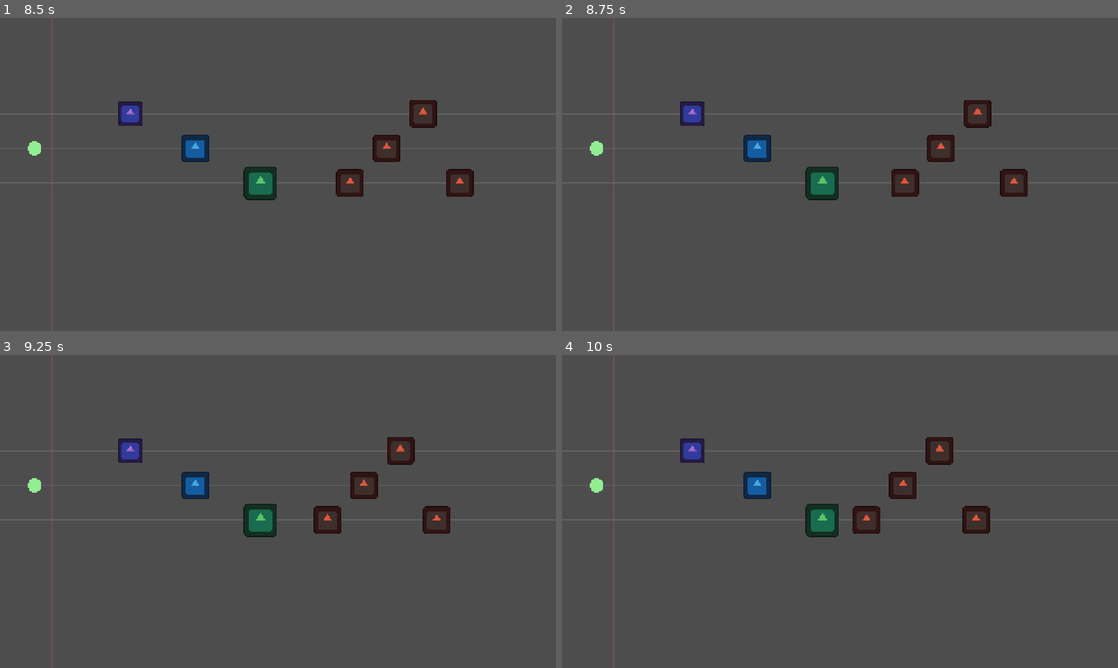
Above: before the commit, frames 1-4 (two rows, left to right).
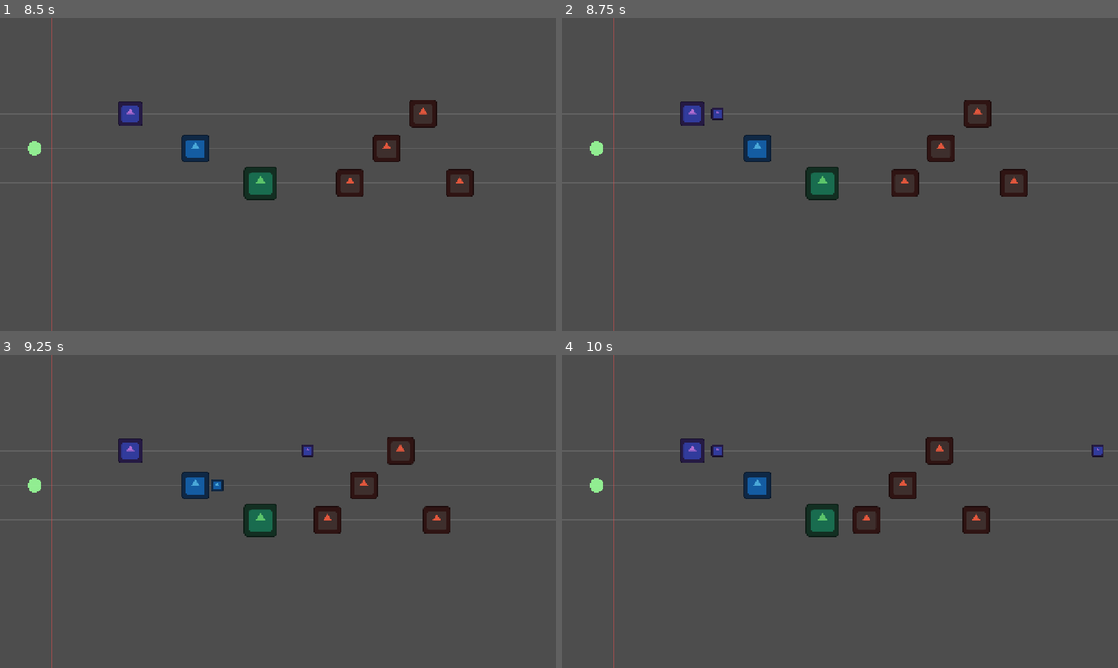
Above: after the commit, the same moments.

Repository: Sosorik/Sublike
Game: Godot game, scene res://scenes/battle/battle.tscn
Same seed, same stepped clock (60 frames per second), same inputs: the game is played once before the commit and once after it. The engine's default icon, where the game draws it, is replaced by a stand-in: a white triangle on a blue panel in a dark square.
Inputs:
- Up to frame 1 (8.5 s): tap Enter at 0.5 s; tap Space at 1.25 s
- Up to frame 2 (8.75 s): no input
- Up to frame 3 (9.25 s): no input
- Up to frame 4 (10 s): no input

Frame 1 is identical in both runs. In frame 2, less than 0.1% of the frame differs, in the area x 26-29%, y 28-33%; in frame 3, 0.2%; in frame 4, 0.2%, in the area x 26-98%, y 28-33%.

Commit message:
2주차: 공격 타입 3종 + DamagePacket 파이프라인
- damage_packet.gd — 모든 피해가 거치는 단일 통로
- projectile.gd + projectile.tscn — 직선 투사체, 관통 중복명중 방지
- unit.gd — 근접/단일사격/관통사격, 사거리 내 가장 왼쪽 적을 타겟
- enemy.gd — take_damage(packet), died 시그널
- combat_rules.json 신규 (crit_mult, min_damage) + DataLoader.get_rule()
- 충돌 레이어 분리 (가신1 / 적2 / 투사체4)

버그 수정:
- 물리 콜백 중 트리에서 노드를 떼려다 실패하던 것 → 시그널 지연 emit
- 투사체 반납 핸들러가 재사용마다 중복 연결돼 풀이 오염되던 것 → 자기 반납으로 변경
- ObjectPool 이중 반납 차단 + 부모 남은 노드 정리

Co-Authored-By: Claude Opus 5 <noreply@anthropic.com>

Diff:
--- /dev/null
+++ b/data/combat_rules.json
@@ -0,0 +1,7 @@
+{
+  "_comment": "전투 공통 규칙. 개별 가신/적이 아니라 전투 전체에 적용된다.",
+  "rules": [
+    { "id": "crit_mult",  "value": 2.0, "note": "치명타 배수" },
+    { "id": "min_damage", "value": 1.0, "note": "방어력을 빼고도 최소한 이만큼은 들어간다" }
+  ]
+}
--- a/scenes/battle/battle.tscn
+++ b/scenes/battle/battle.tscn
@@ -5,22 +5,27 @@
 [ext_resource type="Script" path="res://scripts/core/enemy_spawner.gd" id="3_spawner"]
 [ext_resource type="Script" path="res://scripts/core/party.gd" id="4_party"]
 [ext_resource type="PackedScene" path="res://scenes/entities/unit.tscn" id="5_unit"]
+[ext_resource type="PackedScene" path="res://scenes/entities/projectile.tscn" id="6_projectile"]
 
-[node name="Battle" type="Node2D" unique_id=1658866797 node_paths=PackedStringArray("spawner", "party")]
+[node name="Battle" type="Node2D" unique_id=1666057436 node_paths=PackedStringArray("spawner", "party")]
 script = ExtResource("1_battle")
 spawner = NodePath("EnemySpawner")
 party = NodePath("Party")
 
-[node name="Enemies" type="Node2D" parent="." unique_id=138943624]
+[node name="Enemies" type="Node2D" parent="." unique_id=1540707645]
 
-[node name="Lanes" type="Node2D" parent="." unique_id=766421163]
+[node name="Projectiles" type="Node2D" parent="." unique_id=1000236827]
 
-[node name="Party" type="Node" parent="." unique_id=470684809 node_paths=PackedStringArray("units_root")]
+[node name="Lanes" type="Node2D" parent="." unique_id=715294340]
+
+[node name="Party" type="Node" parent="." unique_id=526451744 node_paths=PackedStringArray("units_root", "projectiles_root")]
 script = ExtResource("4_party")
 unit_scene = ExtResource("5_unit")
 units_root = NodePath("../Lanes")
+projectile_scene = ExtResource("6_projectile")
+projectiles_root = NodePath("../Projectiles")
 
-[node name="EnemySpawner" type="Node" parent="." unique_id=1325633461 node_paths=PackedStringArray("enemies_root")]
+[node name="EnemySpawner" type="Node" parent="." unique_id=2079385669 node_paths=PackedStringArray("enemies_root")]
 script = ExtResource("3_spawner")
 enemy_scene = ExtResource("2_enemy")
 enemies_root = NodePath("../Enemies")
--- a/scenes/entities/enemy.tscn
+++ b/scenes/entities/enemy.tscn
@@ -7,6 +7,8 @@
 size = Vector2(60, 60)
 
 [node name="Enemy" type="Area2D"]
+collision_layer = 2
+collision_mask = 0
 script = ExtResource("1_enemy")
 
 [node name="Sprite2D" type="Sprite2D" parent="."]
--- /dev/null
+++ b/scenes/entities/projectile.tscn
@@ -0,0 +1,19 @@
+[gd_scene load_steps=4 format=3]
+
+[ext_resource type="Script" path="res://scripts/combat/projectile.gd" id="1_projectile"]
+[ext_resource type="Texture2D" uid="uid://sybfbloil8mo" path="res://icon.svg" id="2_icon"]
+
+[sub_resource type="CircleShape2D" id="CircleShape2D_projectile"]
+radius = 14.0
+
+[node name="Projectile" type="Area2D"]
+collision_layer = 4
+collision_mask = 2
+script = ExtResource("1_projectile")
+
+[node name="Sprite2D" type="Sprite2D" parent="."]
+scale = Vector2(0.22, 0.22)
+texture = ExtResource("2_icon")
+
+[node name="CollisionShape2D" type="CollisionShape2D" parent="."]
+shape = SubResource("CircleShape2D_projectile")
--- a/scenes/entities/unit.tscn
+++ b/scenes/entities/unit.tscn
@@ -7,6 +7,8 @@
 size = Vector2(60, 60)
 
 [node name="Unit" type="Area2D"]
+collision_layer = 1
+collision_mask = 0
 script = ExtResource("1_unit")
 
 [node name="Sprite2D" type="Sprite2D" parent="."]
--- /dev/null
+++ b/scripts/combat/damage_packet.gd
@@ -0,0 +1,26 @@
+class_name DamagePacket
+extends RefCounted
+
+## 피해 한 건. 모든 피해는 반드시 이걸 거친다.
+## 어디에서도 `hp -= damage` 를 직접 쓰지 않는다. (docs/ARCHITECTURE.md "전투 파이프라인")
+##
+## base 는 치명타 배수까지 이미 곱해진 값이다. is_crit 은 연출·UI 용 표시다.
+## 방어력은 맞는 쪽이 안다. 그래서 Enemy.take_damage() 에서 뺀다.
+##
+## 아이다 버프 / 속성 부여 / 런 내 강화는 3~4주차에 이 사이에 끼어든다.
+## 그때 apply_* 단계가 여기 추가된다.
+
+var base: float = 0.0
+var is_crit: bool = false
+var element: String = ""          ## "" = 무속성. 화염/빙결 등은 3주차
+var source_hero_id: String = ""
+
+
+func _init(p_base: float = 0.0, p_is_crit: bool = false, p_source: String = "") -> void:
+	base = p_base
+	is_crit = p_is_crit
+	source_hero_id = p_source
+
+
+func _to_string() -> String:
+	return "DamagePacket(%.1f%s from %s)" % [base, " CRIT" if is_crit else "", source_hero_id]
--- a/scripts/combat/enemy.gd
+++ b/scripts/combat/enemy.gd
@@ -5,14 +5,21 @@
 ## 경로탐색 없음. 레인(y) 변경 없음. 방향 전환 없음.
 ##
 ## 스탯은 전부 data/enemies.json 에서 온다. 코드에 수치를 적지 않는다.
-## 피해 처리는 2주차 DamagePacket 항목에서 붙인다. 지금은 스탯을 들고만 있는다.
+## 피해는 반드시 DamagePacket 을 거친다. hp 를 직접 깎는 코드를 밖에 두지 않는다.
 
 ## 아이다에게 도달했다.
 signal reached_aida(enemy: Enemy)
 
+## 체력이 0이 됐다. 스포너가 풀로 돌려보낸다.
+signal died(enemy: Enemy)
+
 ## setup() 전에 참조될 때만 쓰는 대비값.
 const FALLBACK_SPEED: float = 70.0
 const FALLBACK_COLOR: Color = Color(1.0, 1.0, 1.0, 1.0)
+const FALLBACK_MIN_DAMAGE: float = 1.0
+
+## 가신이 사거리 안의 적을 찾을 때 쓰는 그룹.
+const GROUP: StringName = &"enemies"
 
 var enemy_id: String = ""
 var display_name: String = ""
@@ -26,6 +33,7 @@
 var _lane: String = "front"
 var _lane_pref: String = "any"
 var _advancing: bool = false
+var _min_damage: float = FALLBACK_MIN_DAMAGE
 
 
 ## data/enemies.json 의 항목 하나를 받아 스탯과 외형을 세팅한다.
@@ -44,6 +52,11 @@
 	defense = float(data.get("defense", 0.0))
 	shard_value = int(data.get("shard_value", 0))
 	_lane_pref = str(data.get("lane_pref", "any"))
+	_min_damage = DataLoader.get_rule("min_damage", FALLBACK_MIN_DAMAGE)
+
+	# 사거리 탐색 대상이 되려면 그룹에 있어야 한다. 재사용돼도 한 번만 들어간다.
+	if not is_in_group(GROUP):
+		add_to_group(GROUP)
 
 	# 임시 아트. 최종 스프라이트가 나오면 이 두 줄을 지운다.
 	modulate = Color.from_string(str(data.get("debug_color", "")), FALLBACK_COLOR)
@@ -58,6 +71,26 @@
 	_advancing = true
 
 
+## 피해를 받는다. 방어력은 맞는 쪽이 알기 때문에 여기서 뺀다.
+## packet.base 에는 치명타 배수가 이미 들어 있다.
+func take_damage(packet: DamagePacket) -> void:
+	if packet == null or not is_alive():
+		return
+
+	var dealt: float = maxf(_min_damage, packet.base - defense)
+	hp -= dealt
+
+	if hp <= 0.0:
+		hp = 0.0
+		_advancing = false
+		# 투사체 명중은 물리 콜백 안이다. 거기서 풀에 반납하면 트리에서 못 뗀다.
+		died.emit.call_deferred(self)
+
+
+func is_alive() -> bool:
+	return hp > 0.0
+
+
 func _physics_process(delta: float) -> void:
 	if not _advancing:
 		return
@@ -66,7 +99,7 @@
 
 	if position.x <= BattleLayout.AIDA_HIT_X:
 		_advancing = false
-		reached_aida.emit(self)
+		reached_aida.emit.call_deferred(self)
 
 
 ## 전진을 멈춘다. 전열 가신에게 저지당했을 때 사용한다. (2주차)
--- /dev/null
+++ b/scripts/combat/projectile.gd
@@ -0,0 +1,98 @@
+class_name Projectile
+extends Area2D
+
+## 가신이 쏜 투사체. 왼쪽(가신)에서 오른쪽(적)으로만 날아간다.
+## 유도 없음. 중력 없음. 직선뿐이다.
+##
+## 관통(pierce)은 같은 적을 두 번 때리지 않도록 맞힌 적을 기억한다.
+## 풀에서 재사용되므로 setup() 에서 상태를 전부 초기화한다.
+
+## 수명이 끝났다. 반납은 투사체가 스스로 한다. 이 신호는 연출·집계용이다.
+##
+## 반납을 쏜 가신에게 맡기면 안 된다. 같은 투사체가 풀을 돌며 여러 가신에게 재사용되고,
+## 그때마다 핸들러가 하나씩 더 붙어서 한 번 만료에 여러 번 반납된다.
+signal expired(projectile: Projectile)
+
+## 이 x 를 넘어가면 화면 밖이다.
+const DESPAWN_X: float = 1500.0
+
+var speed: float = 600.0
+var max_pierce: int = 1
+
+var _packet: DamagePacket = null
+var _pierced: int = 0
+var _hit_ids: Array[int] = []
+var _active: bool = false
+var _expiring: bool = false
+
+
+func _ready() -> void:
+	# 풀에서 재사용되어도 연결은 한 번만 한다.
+	if not area_entered.is_connected(_on_area_entered):
+		area_entered.connect(_on_area_entered)
+
+
+## 발사. 맞은 적에게 넘길 피해는 미리 만들어 둔 packet 을 그대로 쓴다.
+## 관통이라도 같은 발사에서 나온 피해는 동일하다.
+func launch(from: Vector2, packet: DamagePacket, move_speed: float, pierce: int) -> void:
+	position = from
+	_packet = packet
+	speed = move_speed
+	max_pierce = maxi(1, pierce)
+	_pierced = 0
+	_hit_ids.clear()
+	_active = true
+	_expiring = false
+
+
+func _physics_process(delta: float) -> void:
+	if not _active:
+		return
+
+	position.x += speed * delta
+	if position.x >= DESPAWN_X:
+		_expire()
+
+
+func _on_area_entered(area: Area2D) -> void:
+	if not _active:
+		return
+
+	var enemy: Enemy = area as Enemy
+	if enemy == null or not enemy.is_alive():
+		return
+
+	# 관통 중 같은 적을 다시 통과할 수 있다. 한 번만 때린다.
+	var id: int = enemy.get_instance_id()
+	if id in _hit_ids:
+		return
+	_hit_ids.append(id)
+
+	enemy.take_damage(_packet)
+
+	_pierced += 1
+	if _pierced >= max_pierce:
+		_expire()
+
+
+## area_entered 는 물리 콜백 안이다. 거기서 노드를 트리에서 떼면 Godot 이 거부한다.
+## 그래서 만료 통보를 다음 프레임으로 미룬다. _active 는 즉시 꺼서 추가 명중을 막는다.
+func _expire() -> void:
+	_active = false
+	if _expiring:
+		return
+	_expiring = true
+	_finish.call_deferred()
+
+
+func _finish() -> void:
+	expired.emit(self)
+	ObjectPool.release(self)
+
+
+## ObjectPool 이 풀로 되돌릴 때 호출한다.
+func _on_released() -> void:
+	_active = false
+	_expiring = false
+	_packet = null
+	_hit_ids.clear()
--- a/scripts/combat/unit.gd
+++ b/scripts/combat/unit.gd
@@ -4,10 +4,21 @@
 ## 가신. 고정 슬롯에서 이동하지 않는다. 방향 전환도 없다.
 ## 스탯은 전부 data/heroes.json 에서 온다. 코드에 수치를 적지 않는다.
 ##
-## 공격은 다음 항목(공격 타입 3종)에서 붙인다. 지금은 배치와 스탯 보유까지.
+## 공격 타입 3종을 지원한다 (data/attack_types.json 의 mode).
+##   nearest_single    근접. 즉시 명중. 투사체 없음
+##   projectile_single 단일 사격. 투사체 1관통
+##   projectile_pierce 관통 사격. max_pierce 만큼 뚫는다
+##
+## 타겟은 **사거리 안에서 가장 왼쪽 적**이다. 아이다에 가장 가까우니 제일 위협적이다.
+## 레인과 무관하게 2D 거리로 고른다 — 전열이 붙잡은 적을 후열이 같이 때리는 재미가 여기서 나온다.
+
+## 공격했다. 연출·로그용.
+signal attacked(target: Enemy, packet: DamagePacket)
 
 ## setup() 전에 참조될 때만 쓰는 대비값.
 const FALLBACK_COLOR: Color = Color(1.0, 1.0, 1.0, 1.0)
+const FALLBACK_CRIT_MULT: float = 2.0
+const FALLBACK_PROJECTILE_SPEED: float = 600.0
 
 var hero_id: String = ""
 var display_name: String = ""
@@ -22,6 +33,15 @@
 var atk_range: float = 0.0    ## range 는 GDScript 내장 함수 이름이라 못 쓴다
 var crit: float = 0.0
 var defense: float = 0.0
+
+var _attack_mode: String = ""
+var _attack_params: Dictionary = {}
+var _crit_mult: float = FALLBACK_CRIT_MULT
+var _cooldown: float = 0.0
+
+## Party 가 넣어 준다. 투사체를 쓰지 않는 근접 가신은 없어도 된다.
+var _projectile_scene: PackedScene = null
+var _projectiles_root: Node2D = null
 
 
 ## data/heroes.json 의 항목 하나를 받아 스탯과 외형을 세팅한다.
@@ -46,9 +66,21 @@
 	crit = float(stats.get("crit", 0.0))
 	defense = float(stats.get("defense", 0.0))
 
+	var atype: Dictionary = DataLoader.get_attack_type(attack_type_id)
+	_attack_mode = str(atype.get("mode", ""))
+	_attack_params = atype.get("params", {})
+	_crit_mult = DataLoader.get_rule("crit_mult", FALLBACK_CRIT_MULT)
+	_cooldown = 0.0
+
 	# 임시 아트. 최종 스프라이트가 나오면 이 두 줄을 지운다.
 	modulate = Color.from_string(str(data.get("debug_color", "")), FALLBACK_COLOR)
 	scale = Vector2.ONE * float(data.get("debug_scale", 1.0))
+
+
+## Party 가 투사체 발사에 필요한 것을 넣어 준다.
+func set_projectile_source(scene: PackedScene, root: Node2D) -> void:
+	_projectile_scene = scene
+	_projectiles_root = root
 
 
 ## 라인 슬롯에 세운다. 이후 이 좌표에서 움직이지 않는다.
@@ -59,3 +91,74 @@
 
 func is_alive() -> bool:
 	return hp > 0.0
+
+
+func _process(delta: float) -> void:
+	if not is_alive() or _attack_mode.is_empty():
+		return
+
+	_cooldown -= delta
+	if _cooldown > 0.0:
+		return
+
+	var target: Enemy = _find_target()
+	if target == null:
+		return
+
+	_attack(target)
+	_cooldown = 1.0 / maxf(atk_speed, 0.01)
+
+
+## ---------------------------------------------------------------- 내부
+
+## 사거리 안에서 가장 왼쪽 적. 없으면 null.
+func _find_target() -> Enemy:
+	var best: Enemy = null
+	for node in get_tree().get_nodes_in_group(Enemy.GROUP):
+		var enemy: Enemy = node as Enemy
+		if enemy == null or not enemy.is_alive():
+			continue
+		if position.distance_to(enemy.position) > atk_range:
+			continue
+		if best == null or enemy.position.x < best.position.x:
+			best = enemy
+	return best
+
+
+func _attack(target: Enemy) -> void:
+	var packet: DamagePacket = _make_packet()
+
+	match _attack_mode:
+		"nearest_single":
+			target.take_damage(packet)
+		"projectile_single":
+			_fire_projectile(packet, 1)
+		"projectile_pierce":
+			_fire_projectile(packet, int(_attack_params.get("max_pierce", 1)))
+		_:
+			push_error("Unit: 아직 구현하지 않은 공격 모드 '%s' (%s)" % [_attack_mode, hero_id])
+			return
+
+	attacked.emit(target, packet)
+
+
+## 치명타는 발사 시점에 한 번만 굴린다. 관통이라도 맞는 적마다 다시 굴리지 않는다.
+func _make_packet() -> DamagePacket:
+	var is_crit: bool = randf() < crit
+	var base: float = atk * (_crit_mult if is_crit else 1.0)
+	return DamagePacket.new(base, is_crit, hero_id)
+
+
+func _fire_projectile(packet: DamagePacket, pierce: int) -> void:
+	if _projectile_scene == null or _projectiles_root == null:
+		push_error("Unit: 투사체 설정이 없다 — Party 가 set_projectile_source() 를 부르지 않았다.")
+		return
+
+	var shot: Projectile = ObjectPool.acquire(_projectile_scene) as Projectile
+	if shot == null:
+		push_error("Unit: projectile_scene 루트에 projectile.gd 가 없다.")
+		return
+
+	shot.modulate = modulate   # 누가 쏜 건지 색으로 구분한다 (임시 아트)
+	_projectiles_root.add_child(shot)
+	shot.launch(position, packet, float(_attack_params.get("speed", FALLBACK_PROJECTILE_SPEED)), pierce)
--- a/scripts/core/battle.gd
+++ b/scripts/core/battle.gd
@@ -39,7 +39,7 @@
 
 
 func _on_wave_cleared(wave_number: int) -> void:
-	print("웨이브 %d 클리어" % wave_number)
+	print("웨이브 %d 클리어 — 누적 처치 %d" % [wave_number, spawner.get_killed_count()])
 
 
 func _on_floor_cleared() -> void:
--- a/scripts/core/enemy_spawner.gd
+++ b/scripts/core/enemy_spawner.gd
@@ -43,6 +43,7 @@
 var _queue: Array[String] = []      ## 이번 웨이브에 남은 스폰 목록
 var _wave_index: int = -1           ## 0-based
 var _alive: int = 0
+var _killed: int = 0
 var _timer: float = 0.0
 var _interval: float = FALLBACK_INTERVAL
 var _intermission: float = FALLBACK_INTERMISSION
@@ -76,6 +77,7 @@
 		return
 	_wave_index = -1
 	_alive = 0
+	_killed = 0
 	_queue.clear()
 	_next_wave()
 
@@ -86,6 +88,11 @@
 
 func get_alive_count() -> int:
 	return _alive
+
+
+## 이번 층에서 처치한 적 수.
+func get_killed_count() -> int:
+	return _killed
 
 
 ## 현재 웨이브 번호(1-based). 아직 시작 전이면 0.
@@ -179,6 +186,8 @@
 	# 재사용된 적은 이미 연결돼 있다. 중복 연결하면 시그널이 두 번 온다.
 	if not enemy.reached_aida.is_connected(_on_enemy_reached_aida):
 		enemy.reached_aida.connect(_on_enemy_reached_aida)
+	if not enemy.died.is_connected(_on_enemy_died):
+		enemy.died.connect(_on_enemy_died)
 
 	enemy.setup(row)
 	enemies_root.add_child(enemy)
@@ -210,6 +219,15 @@
 	ObjectPool.release(enemy)
 
 
+## 적이 처치됐다. 파편 드롭은 Phase 1 범위 밖이라 아직 없다.
+func _on_enemy_died(enemy: Enemy) -> void:
+	_killed += 1
+	_alive = maxi(0, _alive - 1)
+	if verbose:
+		print("  처치 %s (남은 alive=%d)" % [enemy.enemy_id, _alive])
+	ObjectPool.release(enemy)
+
+
 func _load_pattern() -> bool:
 	var pattern: Dictionary = DataLoader.get_wave_pattern()
 	if pattern.is_empty():
--- a/scripts/core/object_pool.gd
+++ b/scripts/core/object_pool.gd
@@ -51,6 +51,12 @@
 	if node == null:
 		node = _instantiate(scene, key)
 
+	# 물리 콜백 중 반납이라 트리에서 못 뗀 경우가 있다. 여기서 확실히 떼고 내보낸다.
+	var stale_parent: Node = node.get_parent()
+	if stale_parent != null:
+		stale_parent.remove_child(node)
+
+	node.set_meta("_pool_idle", false)
 	_busy_count[key] = int(_busy_count.get(key, 0)) + 1
 
 	if node.has_method("_on_acquired"):
@@ -68,6 +74,12 @@
 		push_error("ObjectPool.release: 풀에서 나온 노드가 아니다 — %s" % node.name)
 		node.queue_free()
 		return
+
+	# 이중 반납은 풀을 조용히 망가뜨린다 (같은 노드가 두 번 대기열에 들어간다).
+	if bool(node.get_meta("_pool_idle", false)):
+		push_error("ObjectPool.release: 이미 반납된 노드다 — %s" % node.name)
+		return
+	node.set_meta("_pool_idle", true)
 
 	if node.has_method("_on_released"):
 		node.call("_on_released")
--- a/scripts/core/party.gd
+++ b/scripts/core/party.gd
@@ -18,6 +18,15 @@
 ## 배치할 가신 ID. 라인은 heroes.json 의 line 값을 그대로 따른다.
 @export var hero_ids: Array[String] = ["lien", "sera", "nina"]
 
+## 인스펙터에서 scenes/entities/projectile.tscn 을 연결한다.
+@export var projectile_scene: PackedScene
+
+## 투사체를 담을 노드. 인스펙터에서 Projectiles 를 연결한다.
+@export var projectiles_root: Node2D
+
+## 미리 만들어 둘 투사체 수.
+@export var projectile_prewarm: int = 48
+
 var _units: Array[Unit] = []
 var _by_line: Dictionary = {}   ## line → Unit
 
@@ -29,6 +38,9 @@
 	if units_root == null:
 		push_error("Party: units_root 가 비어 있다.")
 		return
+
+	if projectile_scene != null:
+		ObjectPool.prewarm(projectile_scene, projectile_prewarm)
 
 	_place_all()
 	# 자식의 _ready() 가 부모보다 먼저 돈다. 부모가 연결할 틈을 준다.
@@ -73,6 +85,7 @@
 			return
 
 		unit.setup(data)
+		unit.set_projectile_source(projectile_scene, projectiles_root)
 		units_root.add_child(unit)
 		unit.place_at(line)
 
--- a/scripts/data/data_loader.gd
+++ b/scripts/data/data_loader.gd
@@ -17,6 +17,7 @@
 const GROUP_AIDA_SKILLS: String = "aida_skills"
 const GROUP_UPGRADES: String = "run_upgrades"
 const GROUP_SEGMENTS: String = "segments"
+const GROUP_COMBAT_RULES: String = "combat_rules"
 
 ## 그룹 → { 파일 경로, 배열이 담긴 최상위 키 }.
 ## 새 데이터 파일이 생기면 여기 한 줄만 추가한다.
@@ -28,6 +29,7 @@
 	GROUP_AIDA_SKILLS: { "path": "res://data/aida_skills.json", "key": "skills" },
 	GROUP_UPGRADES: { "path": "res://data/run_upgrades.json", "key": "upgrades" },
 	GROUP_SEGMENTS: { "path": "res://data/floors.json", "key": "segments" },
+	GROUP_COMBAT_RULES: { "path": "res://data/combat_rules.json", "key": "rules" },
 }
 
 ## id가 이 접두어로 시작하면 주석·템플릿이므로 색인에서 뺀다. (heroes.json 의 "_template")
@@ -126,6 +128,15 @@
 
 func get_segment(id: String) -> Dictionary:
 	return get_entry(GROUP_SEGMENTS, id)
+
+
+## 전투 공통 수치 하나. data/combat_rules.json 참조.
+## 없으면 default 를 돌려주고 오류를 찍지 않는다 (호출부에 대비값이 있다는 뜻).
+func get_rule(id: String, default_value: float) -> float:
+	var table: Dictionary = _index.get(GROUP_COMBAT_RULES, {})
+	if not table.has(id):
+		return default_value
+	return float((table[id] as Dictionary).get("value", default_value))
 
 
 ## 웨이브 스포너 설정. enemies.json 의 wave_pattern 블록.
Not shown, added: scripts/combat/damage_packet.gd.uid
Not shown, added: scripts/combat/projectile.gd.uid
Not shown, changed: docs/PROGRESS.md
